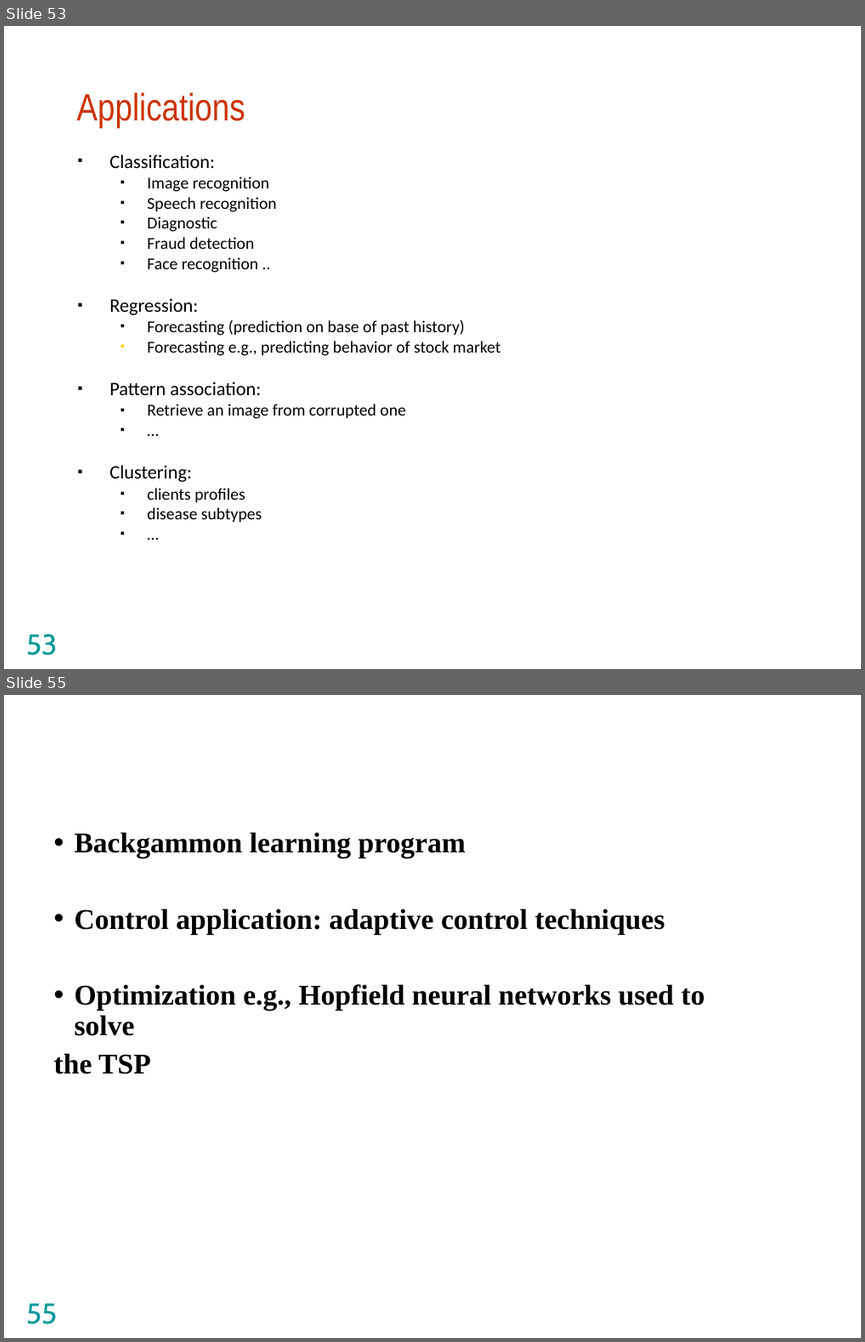
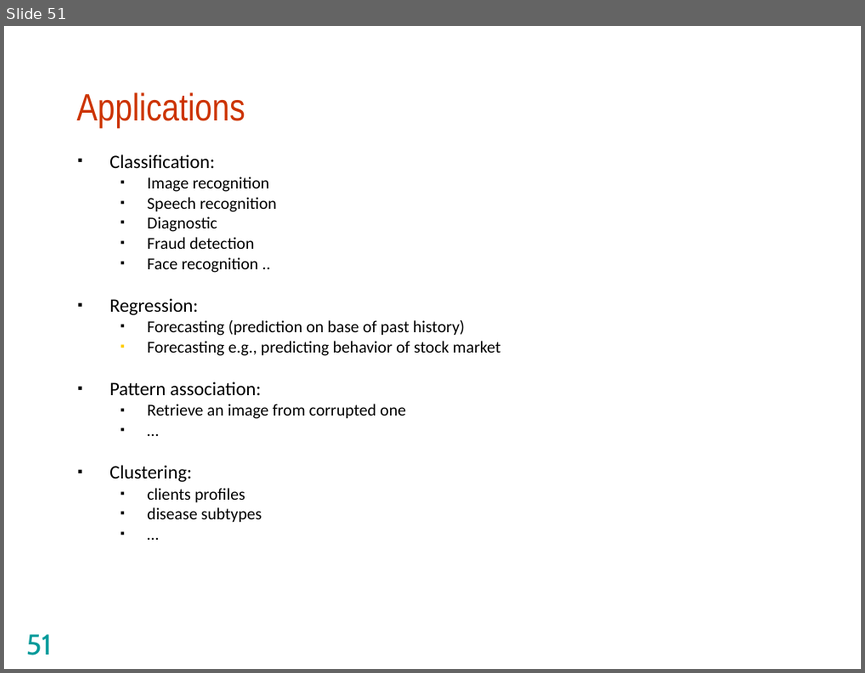
Before and after one commit to sireeshacse/machinelearning, a slide deck: Lecture Notes/4_ANNs.ppt. Shown one above the other, each under a label of ours: slides 53 and 55 before the commit, slide 51 after it; the slides between them are not shown. The pictures are 865x1342 and 865x673 pixels, drawn with LibreOffice and Linux fonts; fonts in the diff are those of the drawing; background and template pictures are left out. Boxes give left, top, right and bottom in pixels: in the first picture for what was removed or moved away, otherwise in the second. Text is boxed around its words. In the diff, an @@ line names an element or a change of style, - is before the commit and + after.

```diff
--- a/Lecture Notes/4_ANNs.ppt
+++ b/Lecture Notes/4_ANNs.ppt
@@ slide 55 removed at bbox=[4, 695, 861, 1338], background #FFFFFF @@
@@ text removed at bbox=[54, 832, 704, 1074] @@
-• Backgammon learning program
-• Control application: adaptive control techniques
-• Optimization e.g., Hopfield neural networks used to solve
-the TSP
@@ page number removed at bbox=[26, 1303, 57, 1324] @@
-55
@@ what was slide 53 is now slide 51 @@
@@ page number at bbox=[26, 634, 52, 655]: text changed @@
-53
+51
```
Also in this commit, not shown: 7 slides changed, 2 other slides removed, 4 other files.
